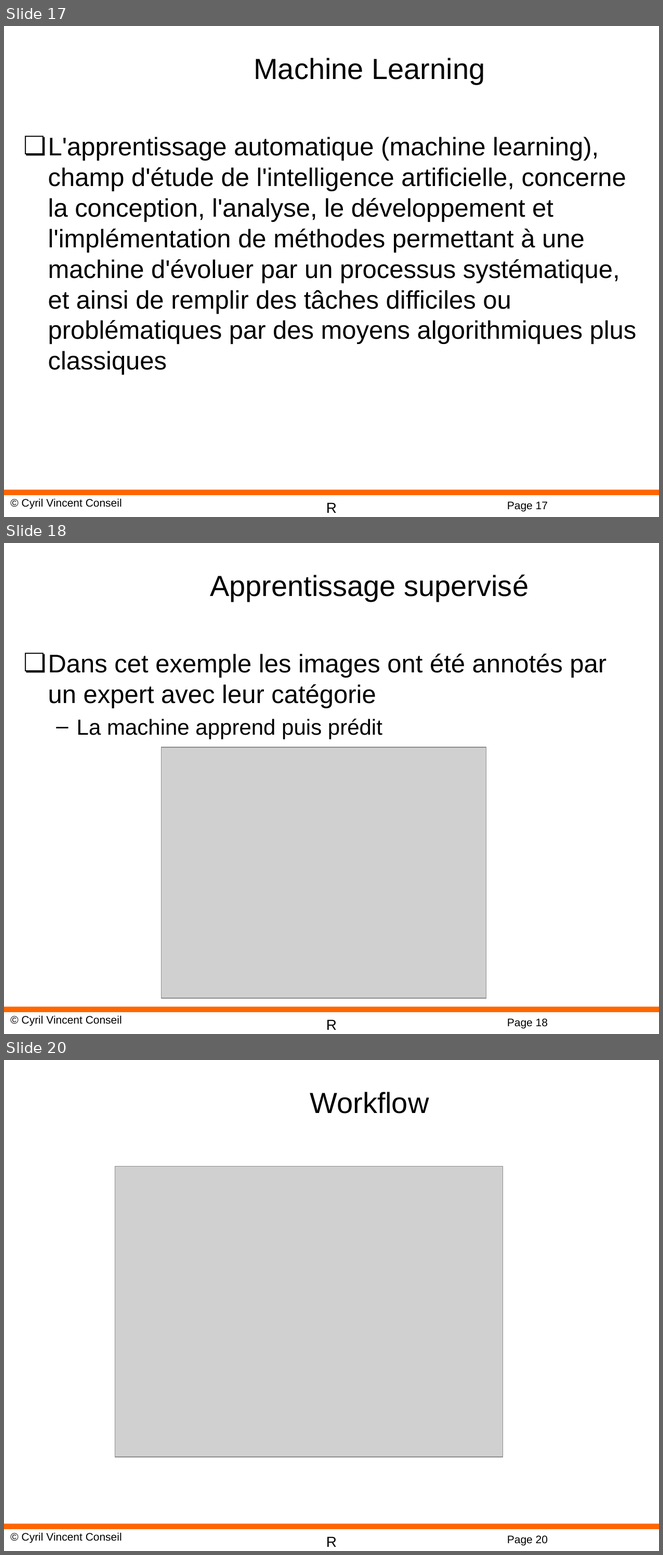
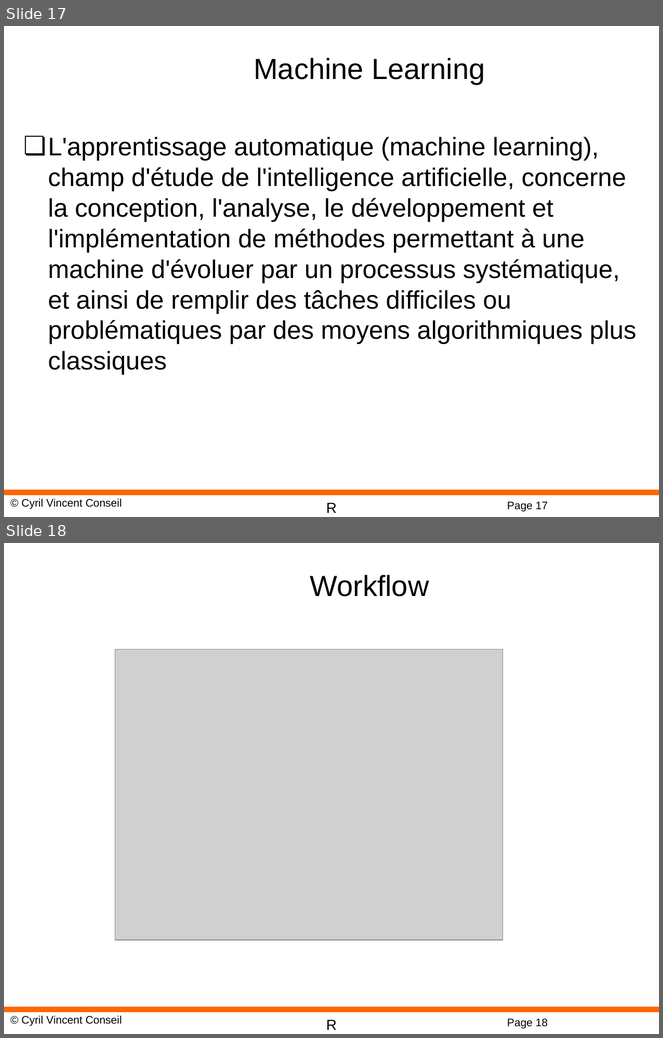
Before and after one commit to cyrilvincent/R, a slide deck: ppt/R-01-Intro.pptx. Shown one above the other, each under a label of ours: slides 17, 18 and 20 before the commit, slides 17 and 18 after it; the slides between them are not shown. The pictures are 663x1555 and 663x1038 pixels, drawn with LibreOffice and Linux fonts; fonts in the diff are those of the drawing; grey boxes stand for pictures; background and template pictures are left out. Boxes give left, top, right and bottom in pixels: in the first picture for what was removed or moved away, otherwise in the second. Text is boxed around its words. In the diff, an @@ line names an element or a change of style, - is before the commit and + after.

```diff
--- a/ppt/R-01-Intro.pptx
+++ b/ppt/R-01-Intro.pptx
@@ slide 18 removed at box(4, 543, 659, 1034), background #FFFFFF; not listed: 4 template elements that a slide beside it also shows @@
@@ title removed at box(210, 574, 529, 602) @@
-Apprentissage supervisé
@@ text removed at box(48, 654, 607, 739) @@
-❏ Dans cet exemple les images ont été annotés par un expert avec leur catégorie
-  – La machine apprend puis prédit
@@ picture removed at box(161, 747, 486, 999) @@
@@ what was slide 20 is now slide 18 @@
@@ page number at box(507, 1019, 548, 1029): text changed @@
-Page 20
+Page 18
```
Also in this commit, not shown: 2 slides changed, 1 other slide removed, 24 other files.
